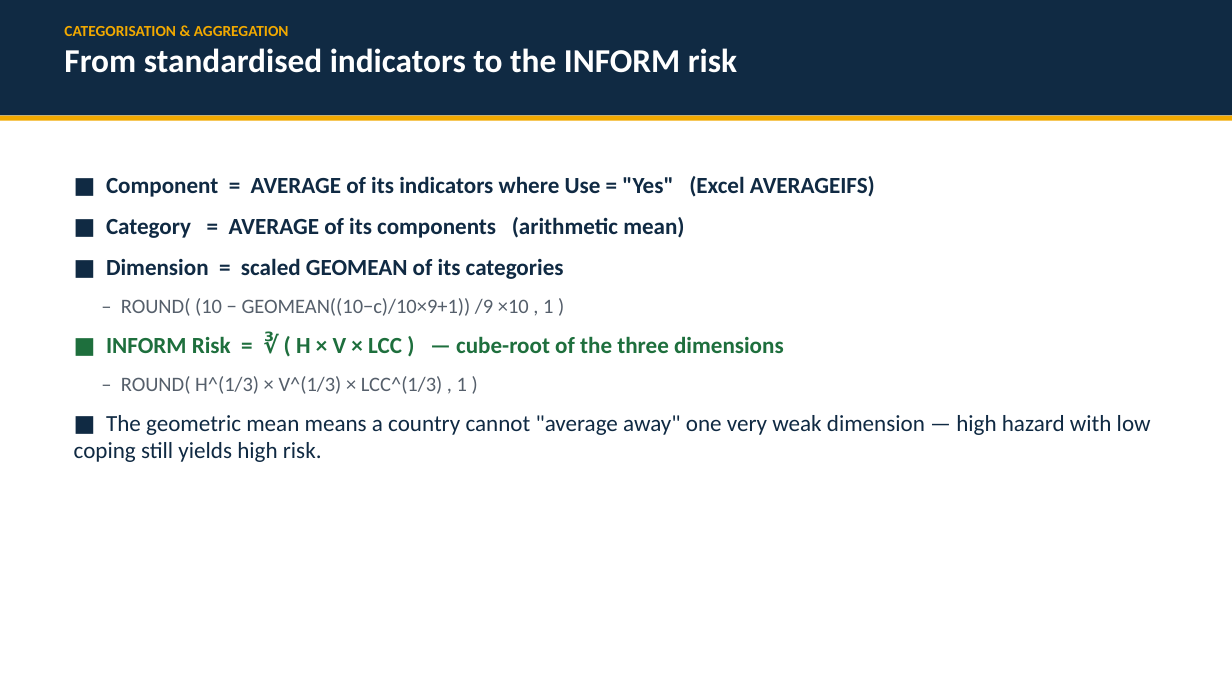
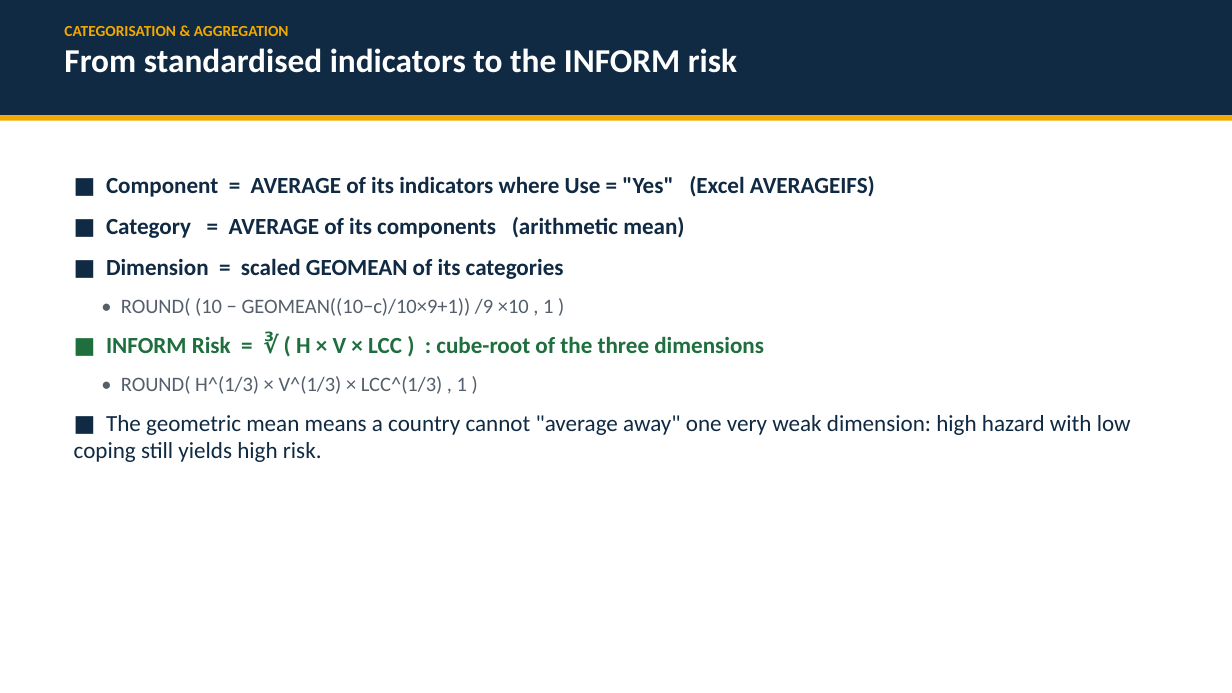
Before and after one commit to masuby/model, a slide deck: slide 6 of docs/INFORM_Tanzania_Subnational_Risk.pptx. Drawn at 1232x693 pixels with LibreOffice and Linux fonts; fonts in the diff are those of the drawing. Boxes give left, top, right and bottom in pixels: in the first picture for what was removed or moved away, otherwise in the second. Text is boxed around its words. In the diff, an @@ line names an element or a change of style, - is before the commit and + after.

```diff
--- a/docs/INFORM_Tanzania_Subnational_Risk.pptx
+++ b/docs/INFORM_Tanzania_Subnational_Risk.pptx
@@ text at (74,298,1131,462): text changed @@
-– ROUND( (10 − GEOMEAN((10−c)/10×9+1)) /9 ×10 , 1 )
-■ INFORM Risk = ∛ ( H × V × LCC ) — cube-root of the three dimensions
-– ROUND( H^(1/3) × V^(1/3) × LCC^(1/3) , 1 )
-■ The geometric mean means a country cannot "average away" one very weak dimension — high hazard with low coping still yields high risk.
+• ROUND( (10 − GEOMEAN((10−c)/10×9+1)) /9 ×10 , 1 )
+■ INFORM Risk = ∛ ( H × V × LCC ) : cube-root of the three dimensions
+• ROUND( H^(1/3) × V^(1/3) × LCC^(1/3) , 1 )
+■ The geometric mean means a country cannot "average away" one very weak dimension: high hazard with low coping still yields high risk.
```
Also in this commit, not shown: 11 other slides changed, 55 other files.
